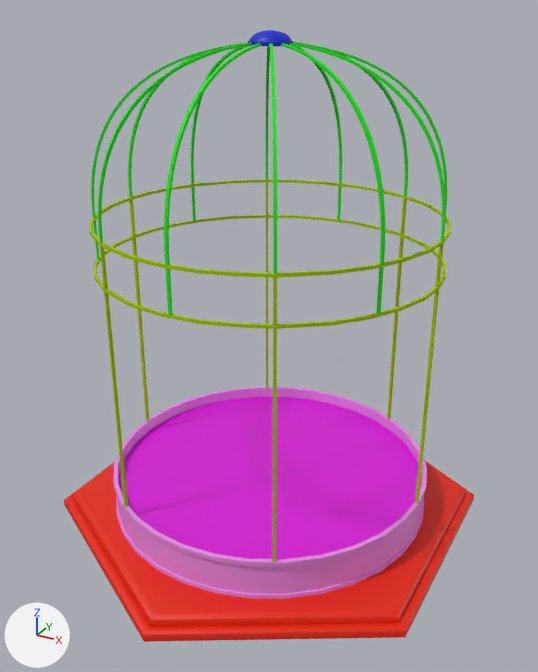
What one commit did to the Blender file Assets/RESOURCES/Models/FarmLevel1.blend.
One viewpoint serves both versions: a camera (50 mm lens) standing at (2.74, -5.0, 4.17) and looking at (0.05, -0.11, 1.73). The lights are fixed; the arrows at lower left show +X, +Y and +Z.

The first picture shows 'Base', 'Body', 'Dirt', 'HexagonBase', 'Roof'.
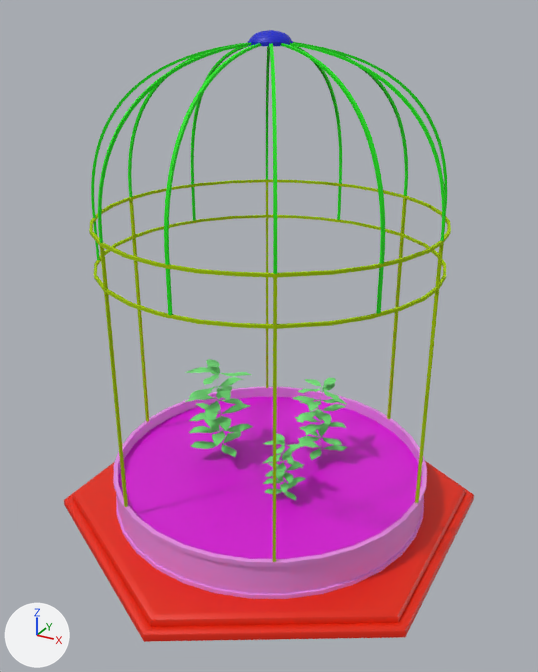
Pixel boxes (x1, y1, x2, y2) of what changed, in the pictures (538 x 672 px):
'Seaweed.002', added (green): after (185, 359, 253, 457)
'Seaweed', added (green): after (293, 378, 347, 460)
'Seaweed.001', added (green): after (263, 434, 306, 500)

The change, as a diff of the scene's bpy script:
```diff
--- a/Assets/RESOURCES/Models/FarmLevel1.blend.py
+++ b/Assets/RESOURCES/Models/FarmLevel1.blend.py
@@ mat_largeseaweed @@
+mat_largeseaweed = principled_material('LargeSeaweed')
+mat_largeseaweed.base_color = (0.179, 0.8, 0.197)  # green #75e77b
@@ me_cylinder_003 @@
+me_cylinder_003.from_pydata(...)  # 675 vertices, 676 faces; spans x -0.299..0.269, y -0.288..0.311, z -0.459..0.474
+me_cylinder_003.polygons.foreach_set('use_smooth', [True] * 676)
+me_cylinder_003.materials.append(mat_largeseaweed)  # green #75e77b
@@ me_cylinder_002 @@
+me_cylinder_002.from_pydata(...)  # 675 vertices, 676 faces; spans x -0.185..0.166, y -0.178..0.192, z -0.284..0.293
+me_cylinder_002.polygons.foreach_set('use_smooth', [True] * 676)
+me_cylinder_002.materials.append(mat_largeseaweed)  # green #75e77b
@@ me_cylinder_001 @@
+me_cylinder_001.from_pydata(...)  # 675 vertices, 676 faces; spans x -0.255..0.246, y -0.242..0.27, z -0.385..0.397
+me_cylinder_001.polygons.foreach_set('use_smooth', [True] * 676)
+me_cylinder_001.materials.append(mat_largeseaweed)  # green #75e77b
@@ ob_seaweed_002 @@
+ob_seaweed_002 = bpy.data.objects.new('Seaweed.002', me_cylinder_003)
+ob_seaweed_002.location = (-0.47, -0.067, 0.81)
@@ ob_seaweed_001 @@
+ob_seaweed_001 = bpy.data.objects.new('Seaweed.001', me_cylinder_002)
+ob_seaweed_001.location = (0.327, -0.336, 0.631)
@@ ob_seaweed @@
+ob_seaweed = bpy.data.objects.new('Seaweed', me_cylinder_001)
+ob_seaweed.location = (0.327, 0.352, 0.729)
```
